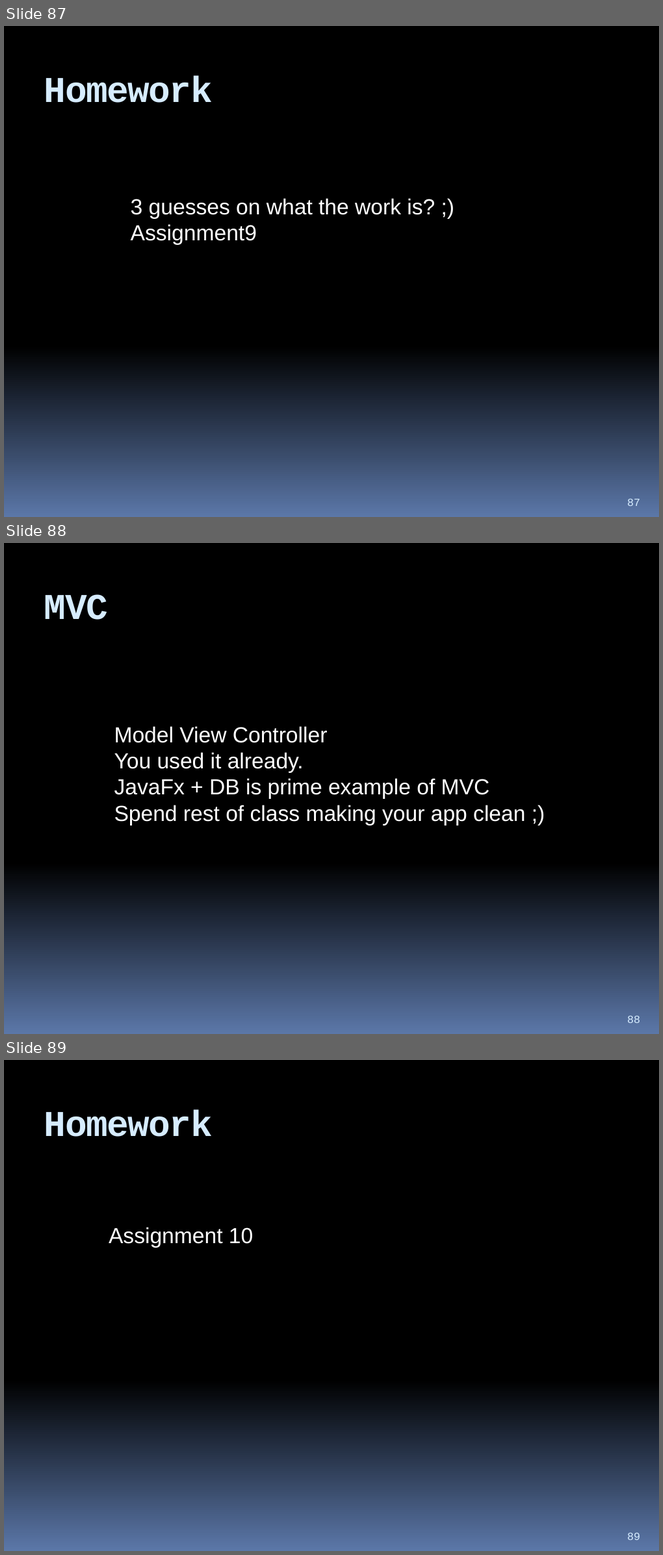
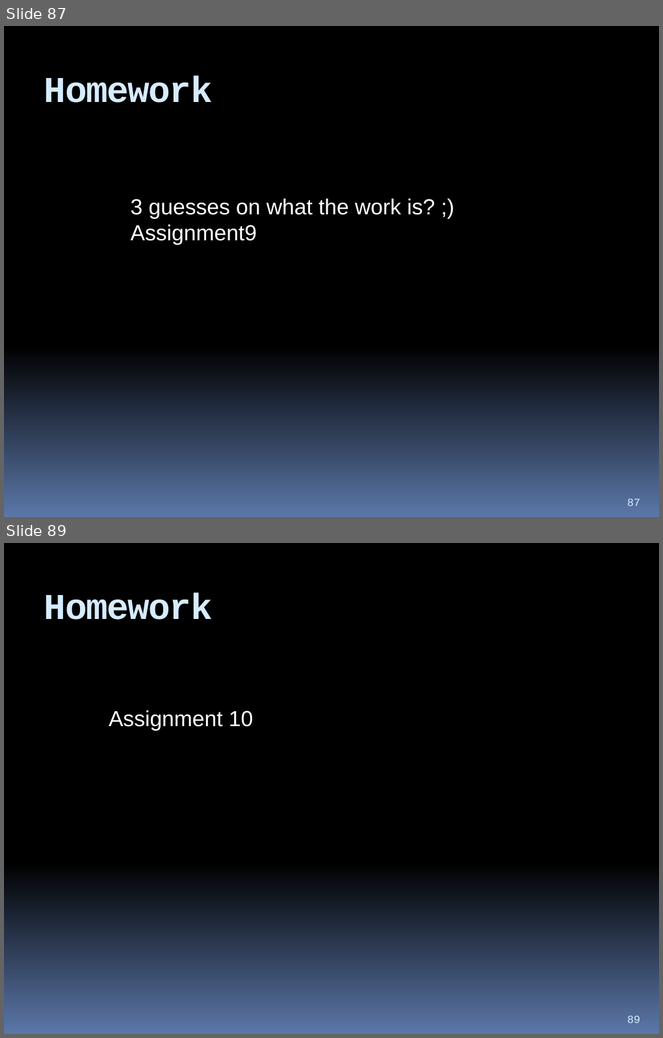
Before and after one commit to hchan/comp2613, a slide deck: coursePresentation.pptx. Shown one above the other, each under a label of ours: slides 87, 88 and 89 before the commit, slides 87 and 89 after it; the slides between them are not shown. The pictures are 663x1555 and 663x1038 pixels, drawn with LibreOffice and Linux fonts; fonts in the diff are those of the drawing. Boxes give left, top, right and bottom in pixels: in the first picture for what was removed or moved away, otherwise in the second. Text is boxed around its words. In the diff, an @@ line names an element or a change of style, - is before the commit and + after.

```diff
--- a/coursePresentation.pptx
+++ b/coursePresentation.pptx
@@ slide 88 removed at (x1=4, y1=543, x2=659, y2=1034), background gradient #000000 to #5B77A8 @@
@@ title removed at (x1=44, y1=594, x2=108, y2=620) @@
-MVC
@@ text removed at (x1=114, y1=726, x2=525, y2=826) @@
-Model View Controller
-You used it already.
-JavaFx + DB is prime example of MVC
-Spend rest of class making your app clean ;)
@@ page number removed at (x1=627, y1=1016, x2=640, y2=1023) @@
-88
```
Also in this commit, not shown: 1 slide added, 3 other files.
